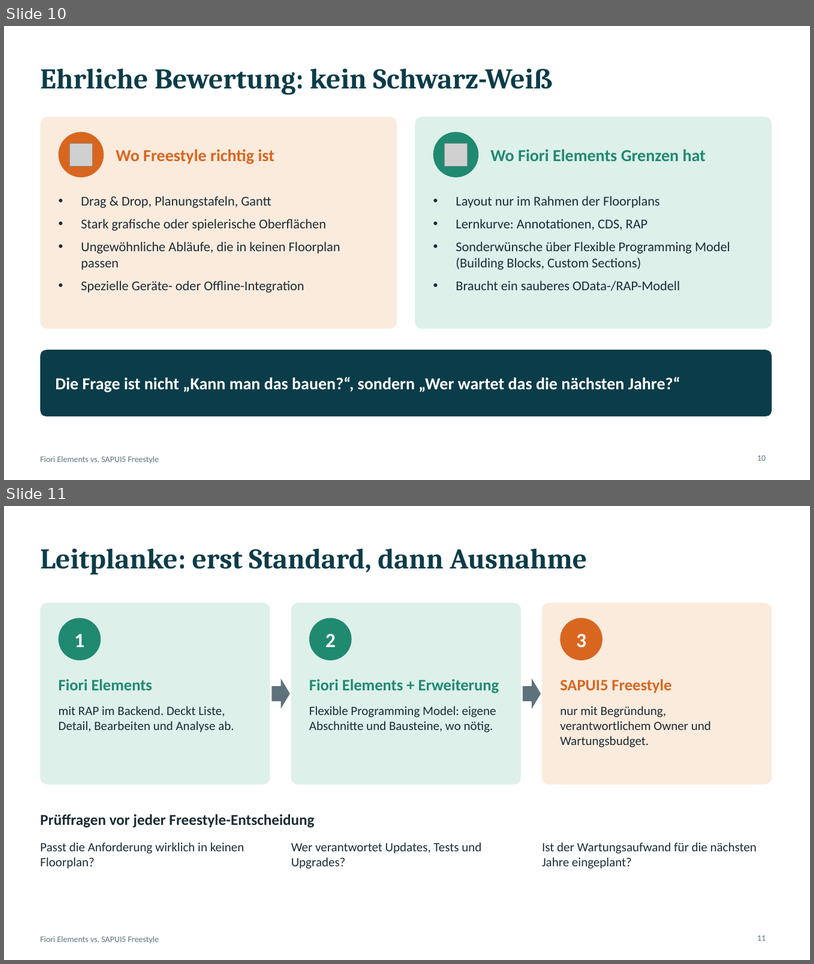
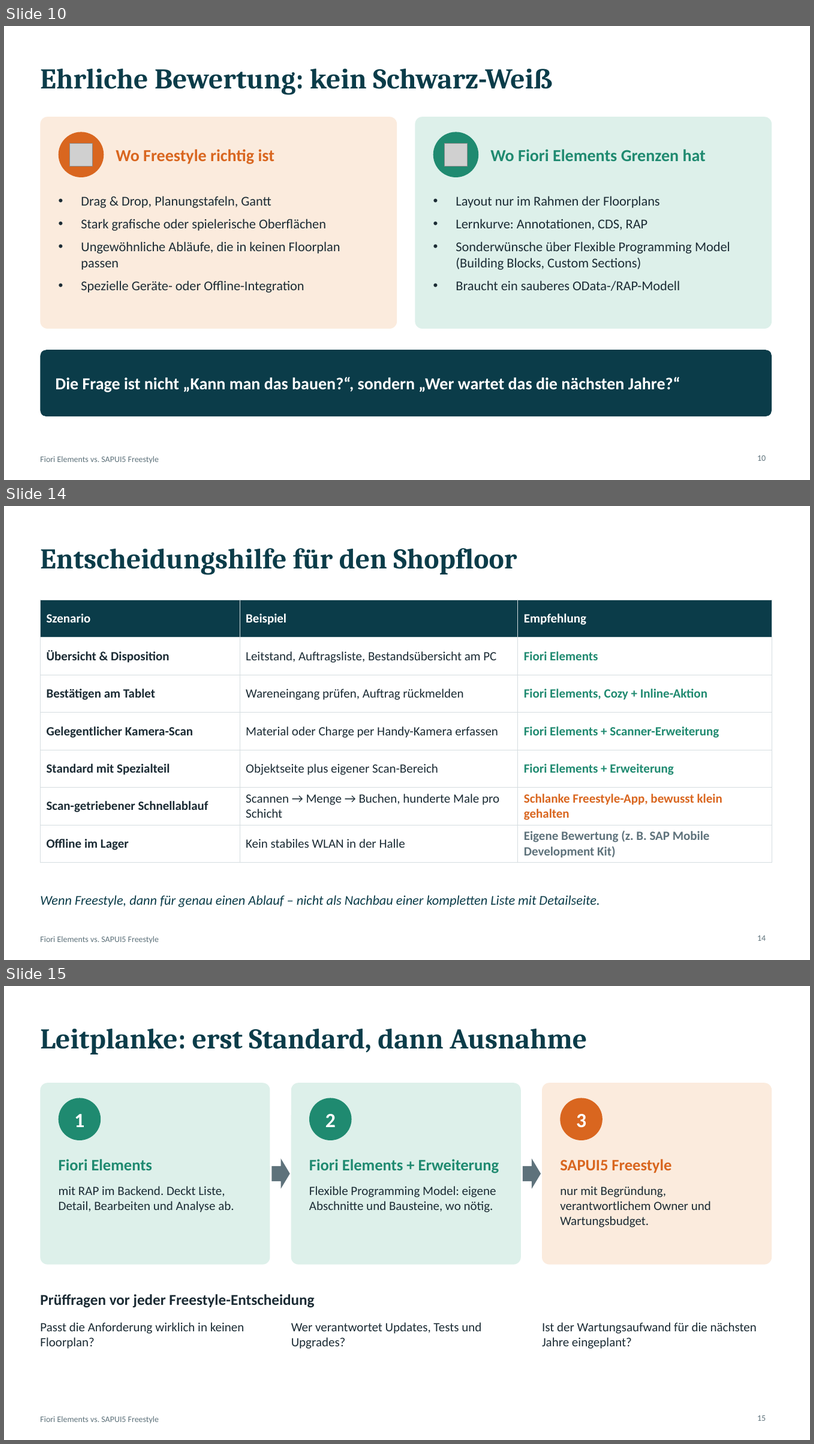
Before and after one commit to Fabs943/SAPUI5-DEMO, a slide deck: praesentation/Fiori_vs_Freestyle.pptx. Shown one above the other, each under a label of ours: slides 10 and 11 before the commit, slides 10, 14 and 15 after it; the slides between them are not shown. The pictures are 814x964 and 814x1444 pixels, drawn with LibreOffice and Linux fonts; fonts in the diff are those of the drawing; grey boxes stand for pictures. Boxes give left, top, right and bottom in pixels: in the first picture for what was removed or moved away, otherwise in the second. Text is boxed around its words. In the diff, an @@ line names an element or a change of style, - is before the commit and + after.

```diff
--- a/praesentation/Fiori_vs_Freestyle.pptx
+++ b/praesentation/Fiori_vs_Freestyle.pptx
@@ slide 14 added at (x1=4, y1=506, x2=810, y2=960), background #FFFFFF; not listed: 1 template element that a slide beside it also shows @@
@@ title added at (x1=40, y1=548, x2=517, y2=575), 34 pt, text #0B3C49, bold @@
+Entscheidungshilfe für den Shopfloor
@@ table added at (x1=40, y1=600, x2=772, y2=860), 7 rows, 3 columns @@
+Szenario | Beispiel | Empfehlung
+Übersicht & Disposition | Leitstand, Auftragsliste, Bestandsübersicht am PC | Fiori Elements
+Bestätigen am Tablet | Wareneingang prüfen, Auftrag rückmelden | Fiori Elements, Cozy + Inline-Aktion
+Gelegentlicher Kamera-Scan | Material oder Charge per Handy-Kamera erfassen | Fiori Elements + Scanner-Erweiterung
+Standard mit Spezialteil | Objektseite plus eigener Scan-Bereich | Fiori Elements + Erweiterung
+Scan-getriebener Schnellablauf | Scannen → Menge → Buchen, hunderte Male pro Schicht | Schlanke Freestyle-App, bewusst klein gehalten
+Offline im Lager | Kein stabiles WLAN in der Halle | Eigene Bewertung (z. B. SAP Mobile Development Kit)
@@ text added at (x1=40, y1=895, x2=600, y2=907), 16 pt, text #0B3C49, italic @@
+Wenn Freestyle, dann für genau einen Ablauf – nicht als Nachbau einer kompletten Liste mit Detailseite.
@@ page number added at (x1=758, y1=935, x2=766, y2=940), 10 pt, text #5E727B @@
+14
@@ what was slide 11 is now slide 15 @@
@@ page number at (x1=758, y1=1415, x2=766, y2=1420): text changed @@
-11
+15
```
Also in this commit, not shown: 3 other slides added.
